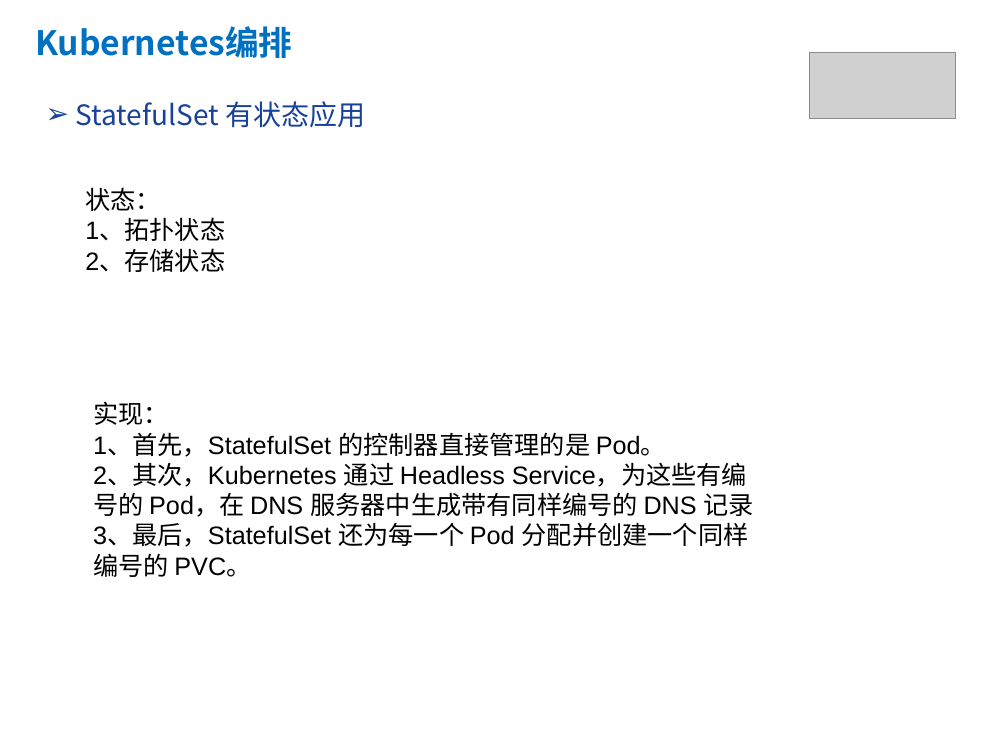
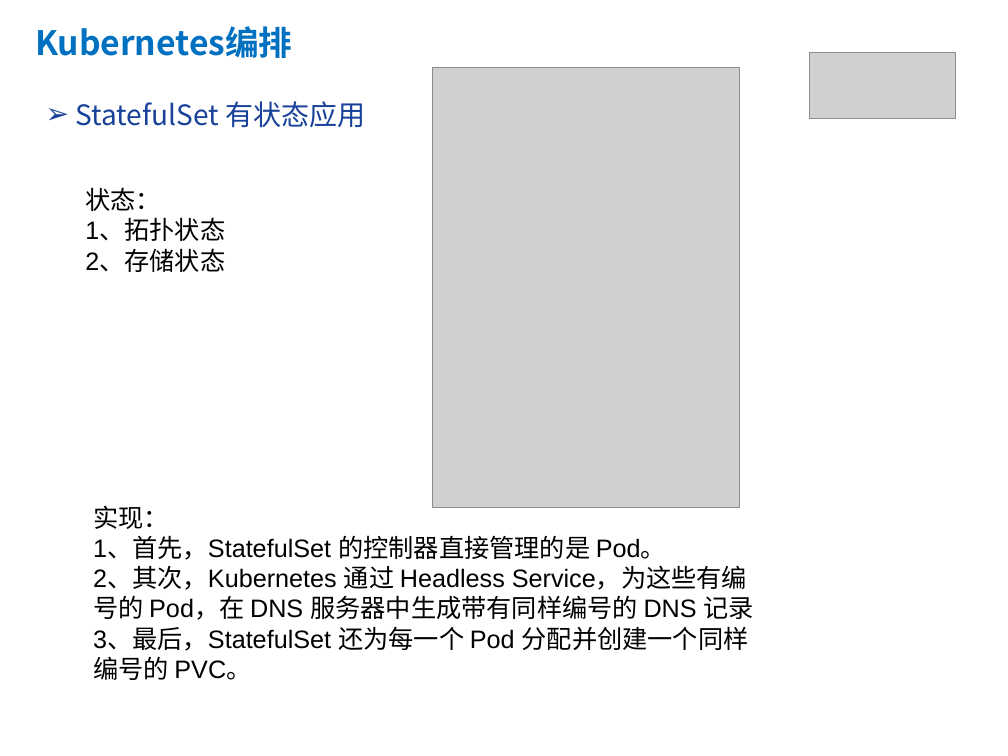
Before and after one commit to yubowen0525/k8s_from_basic_to_advanced, a slide deck: slide 20 of lession2/kubernetes第二课.pptx. Drawn at 1008x756 pixels with LibreOffice and Linux fonts; fonts in the diff are those of the drawing; grey boxes stand for pictures. Boxes give left, top, right and bottom in pixels: in the first picture for what was removed or moved away, otherwise in the second. Text is boxed around its words. In the diff, an @@ line names an element or a change of style, - is before the commit and + after.

```diff
--- a/lession2/kubernetes第二课.pptx
+++ b/lession2/kubernetes第二课.pptx
@@ picture added at (x1=432, y1=68, x2=740, y2=508) @@
@@ text "实现：" moved from (x1=93, y1=401, x2=754, y2=577) to (x1=93, y1=505, x2=754, y2=680) @@
```
Also in this commit, not shown: 2 slides added, 1 other file.
